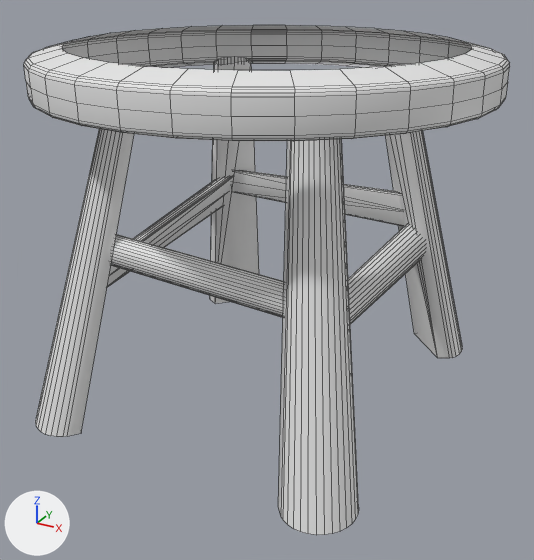
Before and after pictures for a commit that changed the FBX model Assets/Scenes/Julie/tabouret/tabouret.fbx.
One viewpoint serves both versions: a 50 mm camera at (0.384, -0.698, 0.482) aimed at (0.012, -0.022, 0.144). Arrows for +X, +Y and +Z are at lower left; the lights stay in place. Mesh edges are drawn as thin lines.

The first picture shows 'Tabouret'.
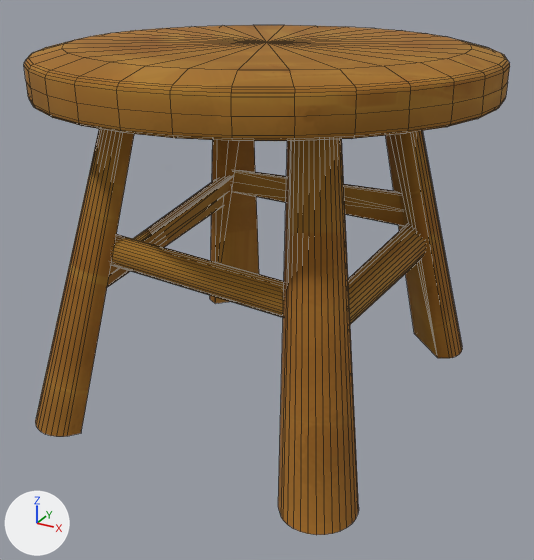
Where the change shows, as pixel boxes [x1, y1, x2, y2] in the pictures (534 x 560 px):
part 1 of me_cylinder_025, added (brown)
    after: [62, 25, 472, 71]
part 2 of me_cylinder_025, recoloured (grey to brown)
    both: [24, 40, 510, 535]

The change in detail:
Picture 'tabouret_DefaultMaterial_Normal.png' (img_tabouret_defaultmaterial_normal_png) is new.
Picture 'tabouret_DefaultMaterial_Metallic.png' (img_tabouret_defaultmaterial_metallic_png) is new.
Picture 'tabouret_DefaultMaterial_Roughness.png' (img_tabouret_defaultmaterial_roughness_png) is new.
Picture 'tabouret_DefaultMaterial_BaseColor.png' (img_tabouret_defaultmaterial_basecolor_png) is new.
Material 'Material' (mat_material) is new.
Uses the picture img_tabouret_defaultmaterial_basecolor_png.
Uses the picture img_tabouret_defaultmaterial_metallic_png.
Uses the picture img_tabouret_defaultmaterial_normal_png.
Uses the picture img_tabouret_defaultmaterial_roughness_png.
me_cylinder_025 is used by ob_tabouret; location (0.0, 0.0, 0.0).
me_cylinder_025 had 700 vertices, 508 faces and spanned x -0.241..0.241, y -0.241..0.241, z 0.0..0.4.
me_cylinder_025 now has 701 vertices, 540 faces and spans x -0.241..0.241, y -0.241..0.241, z 0.0..0.4.
Part 1, on me_cylinder_025:
1 vertex is added at (0.0, 0.0, 0.4).
32 new faces join them.
me_cylinder_025 part 2: 508 faces spanning x -0.241..0.241, y -0.241..0.241, z 0.0..0.4 switch from no material to mat_material.
